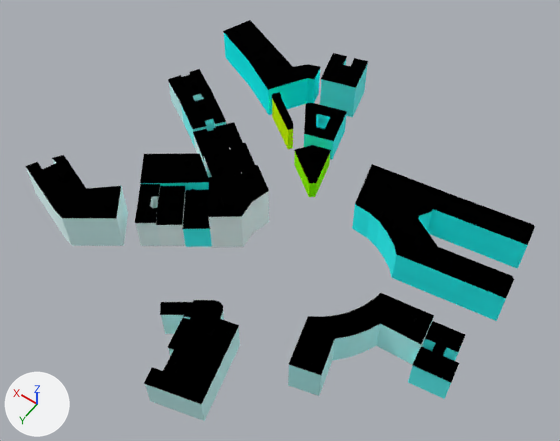
The glTF model web/public/assets/cities/madrid/tiles/-8_-7.bld.glb, before and after one commit.
Both versions are drawn from a 50 mm camera at (-2087.0, -1411.0, 345.0) aimed at (-1915.0, -1651.0, -33.0). Lighting does not change. The marker at lower left points along +X, +Y and +Z. The picture after the commit comes second. Where no turn or scale is listed for an object, it has been applied to the vertices. Vertices at exactly the same position are counted once.

The scene before the commit, as lines of its bpy script (objects in view):
```python
me_8__7 = bpy.data.meshes.new('-8_-7')
me_8__7.from_pydata(...)  # 1696 vertices, 2243 faces; spans x -141.0..141.0, y -139.0..139.0, z -22.0..22.0
# faces by material slot: [420, 1823]
me_8__7.materials.append(mat_facade)
me_8__7.materials.append(mat_roof)
ob_8__7 = bpy.data.objects.new('-8_-7', me_8__7)
ob_8__7.location = (-1913.4, -1656.7, -29.2)
```
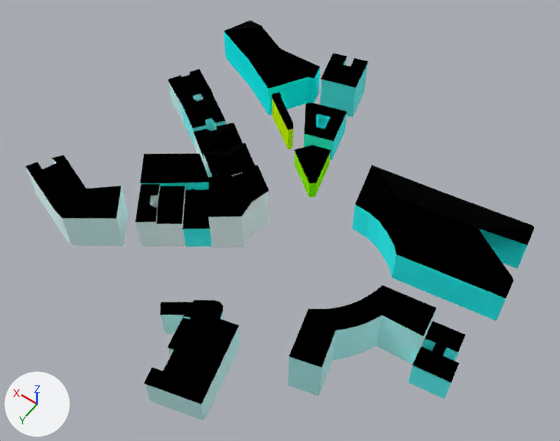
The change, as a diff of the scene's bpy script:
```diff
--- a/web/public/assets/cities/madrid/tiles/-8_-7.bld.glb.py
+++ b/web/public/assets/cities/madrid/tiles/-8_-7.bld.glb.py
@@ me_8__7 @@
 # used by ob_8__7; location = (-1913.4, -1656.7, -29.2)
-me_8__7.from_pydata(...)  # 1696 vertices, 2243 faces; spans x -141.0..141.0, y -139.0..139.0, z -22.0..22.0
+me_8__7.from_pydata(...)  # 1172 vertices, 1528 faces; spans x -141.0..141.0, y -139.0..139.0, z -22.0..22.0
+# me_8__7 part 1: 42 loose pieces with 492 vertices, spanning x -108.0..130.0, y -130.0..81.0, z 3.0..20.0, are deleted
+# me_8__7 part 2
+# 117 vertices are removed from x -141.0..-27.0, y -76.0..86.0, z 3.0..5.0
+# 281 faces are deleted
+# 3 vertices in x -114.0..-65.0, y 16.0..52.0, z 5.0 move by (0.0, 0.0, 8.0)
+# 70 vertices are added at x -108.0..103.0, y -119.0..59.0, z 13.0..19.0
+# 15 new vertices lie (0.0, 0.0, 9.0) away from vertices in x -117.0..-57.0, y 20.0..86.0, z 4.0
+# 41 new faces join them, mat_facade
+# 171 new faces join them, mat_roof
+# other edits to the shape of me_8__7 do not show in these pictures
 me_8__7.materials.append(mat_facade)
```

Boxes (x1, y1, x2, y2) around the edits, measured in the pictures (560 x 441 px; the box of a moved part takes in the faces that stretch with it):
'-8_-7', reshaped: before (25, 20, 535, 421); after (25, 20, 534, 421)
part 1 of me_8__7, deleted: before (135, 20, 443, 366)
part 2 of me_8__7, moved or reshaped: before (289, 164, 535, 375); after (135, 20, 534, 375)
